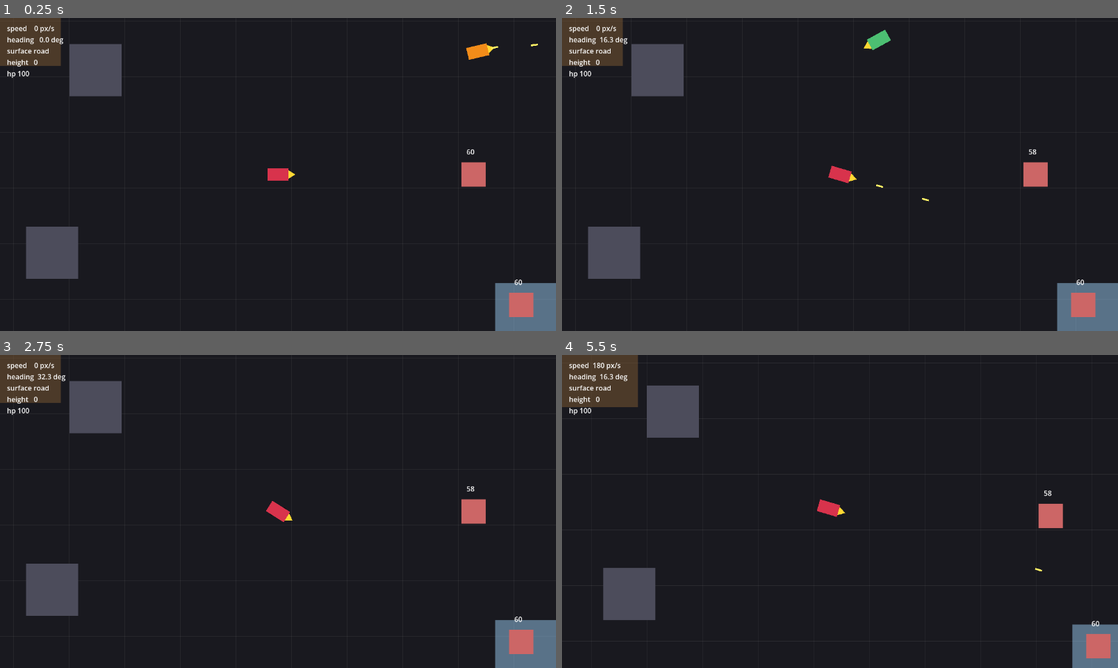
Above: before the commit, frames 1-4 (two rows, left to right).
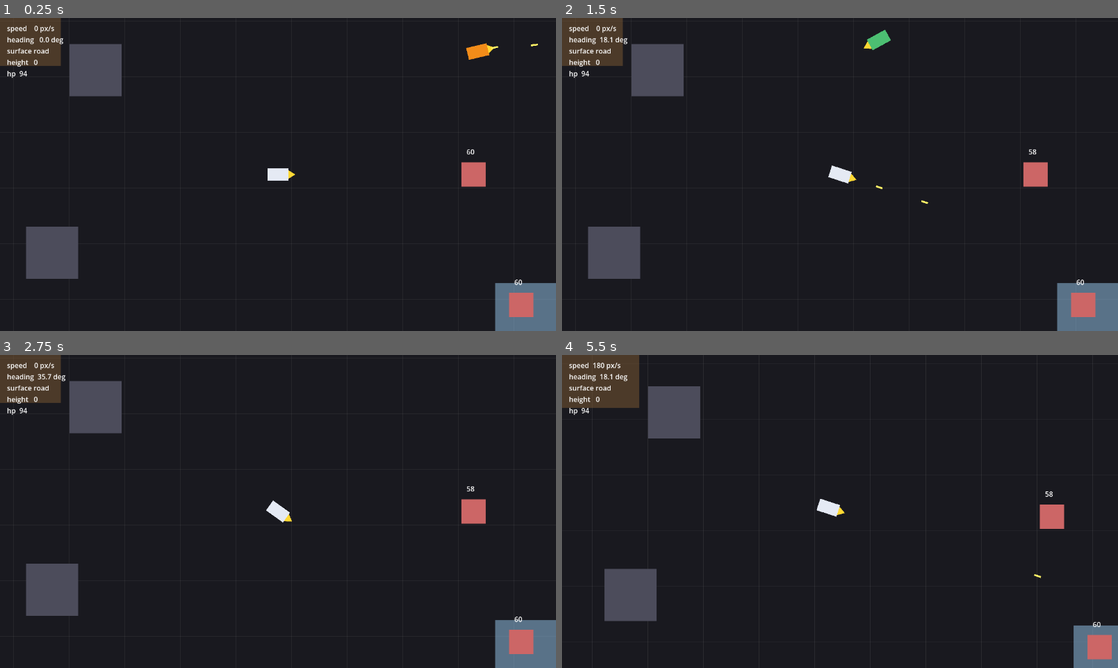
Above: after the commit, the same moments.

Repository: b3p3k0/bentchrome
Game: Godot game, scene res://levels/arena/arena.tscn
Same seed, same stepped clock (60 frames per second), same inputs: the game is played once before the commit and once after it.
Inputs (mouse positions are in pixels of both pictures, inside the frame that each line leads up to):
- Up to frame 1 (0.25 s): no input
- Up to frame 2 (1.5 s): tap Enter (ui_accept) at 0.5, 0.77, 1.25 s; move the mouse to (962, 158) at 0.52 s; hold D (move_right) 0.53-1.25 s; click (962, 158) at 0.6 s; drag from (728, 190) to (840, 174) at 1.27 s
- Up to frame 3 (2.75 s): move the mouse to (333, 442) at 2.02 s; hold D (move_right) from 2.03 s (still down); tap Space at 2.1 s
- Up to frame 4 (5.5 s): release D (move_right) at 2.75 s; tap Enter (ui_accept) at 2.75, 3.77, 4.25 s; drag from (812, 574) to (673, 464) at 2.77 s; move the mouse to (1006, 558) at 3.52 s; hold A (move_left) 3.53-4.25 s; tap Keypad Enter at 3.6 s; drag from (673, 464) to (840, 511) at 4.27 s; move the mouse to (867, 511) at 5.02 s; hold S (move_down) from 5.03 s (still down); click (867, 511) at 5.1 s

The runs differ from the first frame. In frame 1, 0.2% of the frame differs, in the area x 3-52%, y 16-52%; in frame 2, 0.2%; in frame 3, 0.2%; in frame 4, 0.9%, in the area x 0-100%, y 0-100%.

Commit message:
Phase 4: data-driven vehicle stats (VehicleStats + StatCurves)
Add a VehicleStats resource (1-10 design stats + identity + colour) and StatCurves, which maps those stats to the controller's engine knobs (top_speed->max_speed, acceleration->accel, handling->turn rate + grip, armor->HP). Vehicle applies an assigned stats resource on ready (else keeps the hand-tuned defaults). Author the first three roster cars (Ghost, Kandy Kane, Cricket) from roster.json values; put the player in the Ghost so its feel comes entirely from data.

Co-Authored-By: Claude Opus 4.8 <noreply@anthropic.com>

Diff:
--- /dev/null
+++ b/data/vehicles/cricket.tres
@@ -0,0 +1,15 @@
+[gd_resource type="Resource" script_class="VehicleStats" load_steps=2 format=3]
+
+[ext_resource type="Script" path="res://resources/vehicle_stats.gd" id="1_vs"]
+
+[resource]
+script = ExtResource("1_vs")
+id = &"cricket"
+car_name = "Cricket"
+driver_name = "Mae Hemm"
+acceleration = 8
+top_speed = 8
+handling = 4
+armor = 4
+special_power = 8
+primary_color = Color(0.19, 1.0, 0.34, 1)
--- /dev/null
+++ b/data/vehicles/ghost.tres
@@ -0,0 +1,15 @@
+[gd_resource type="Resource" script_class="VehicleStats" load_steps=2 format=3]
+
+[ext_resource type="Script" path="res://resources/vehicle_stats.gd" id="1_vs"]
+
+[resource]
+script = ExtResource("1_vs")
+id = &"ghost"
+car_name = "Ghost"
+driver_name = "Chad Duché"
+acceleration = 8
+top_speed = 9
+handling = 7
+armor = 3
+special_power = 6
+primary_color = Color(0.9, 0.92, 0.96, 1)
--- /dev/null
+++ b/data/vehicles/kandykane.tres
@@ -0,0 +1,15 @@
+[gd_resource type="Resource" script_class="VehicleStats" load_steps=2 format=3]
+
+[ext_resource type="Script" path="res://resources/vehicle_stats.gd" id="1_vs"]
+
+[resource]
+script = ExtResource("1_vs")
+id = &"kandykane"
+car_name = "Kandy Kane"
+driver_name = "Kandy Kane"
+acceleration = 5
+top_speed = 6
+handling = 3
+armor = 8
+special_power = 8
+primary_color = Color(0.95, 0.45, 0.75, 1)
--- a/levels/arena/arena.tscn
+++ b/levels/arena/arena.tscn
@@ -6,6 +6,7 @@
 [ext_resource type="Script" path="res://environment/ramp.gd" id="4_ramp"]
 [ext_resource type="PackedScene" path="res://environment/target_dummy.tscn" id="5_dummy"]
 [ext_resource type="PackedScene" path="res://vehicles/enemy_vehicle.tscn" id="6_enemy"]
+[ext_resource type="Resource" path="res://data/vehicles/ghost.tres" id="7_ghost"]
 
 [sub_resource type="RectangleShape2D" id="RectangleShape2D_block"]
 size = Vector2(120, 120)
@@ -81,6 +82,7 @@
 shape = SubResource("RectangleShape2D_ramp")
 
 [node name="Vehicle" parent="." instance=ExtResource("2_veh")]
+stats = ExtResource("7_ghost")
 
 [node name="Enemy1" parent="." instance=ExtResource("6_enemy")]
 position = Vector2(430, -280)
--- /dev/null
+++ b/resources/stat_curves.gd
@@ -0,0 +1,18 @@
+class_name StatCurves
+extends RefCounted
+## Maps 1-10 design stats to engine units — the single place to retune global
+## feel. A mid car lands near the hand-tuned baseline; cars scale around it.
+## handling drives both turn rate and grip; armor drives HP.
+
+static func _scale(v: int, lo: float, hi: float) -> float:
+	return lerpf(lo, hi, clampf((float(v) - 1.0) / 9.0, 0.0, 1.0))
+
+static func apply(stats: VehicleStats, controller, health) -> void:
+	controller.max_speed = _scale(stats.top_speed, 360.0, 640.0)
+	controller.acceleration = _scale(stats.acceleration, 450.0, 1300.0)
+	controller.turn_rate_deg = _scale(stats.handling, 130.0, 250.0)
+	controller.lateral_grip = _scale(stats.handling, 4.5, 10.0)
+	if health:
+		var hp := _scale(stats.armor, 70.0, 180.0)
+		health.max_hp = hp
+		health.hp = hp
--- /dev/null
+++ b/resources/vehicle_stats.gd
@@ -0,0 +1,17 @@
+class_name VehicleStats
+extends Resource
+## Per-vehicle identity + design stats (1-10). StatCurves maps these to engine
+## units so each car's feel comes from data, not code. Authoring source is
+## assets/data/roster.json (an importer can generate these later).
+
+@export var id: StringName = &""
+@export var car_name: String = ""
+@export var driver_name: String = ""
+
+@export_range(1, 10) var acceleration: int = 5
+@export_range(1, 10) var top_speed: int = 5
+@export_range(1, 10) var handling: int = 5
+@export_range(1, 10) var armor: int = 5
+@export_range(1, 10) var special_power: int = 5
+
+@export var primary_color := Color(0.85, 0.2, 0.3)
--- a/vehicles/vehicle.gd
+++ b/vehicles/vehicle.gd
@@ -1,14 +1,15 @@
 class_name Vehicle
 extends CharacterBody2D
 ## The one vehicle. A Driver supplies intent; a DrivingController turns it into
-## motion. Player and AI both instance this scene — only the Driver and faction
-## differ. The body stays axis-aligned (so a child Camera2D never spins); only
-## the Visual rotates. Fake depth lifts the Visual and shrinks the Shadow; ramps
-## launch the car. The machine gun fires from the muzzle along the heading; the
-## secondary mount fires the selected secondary weapon. Combat is free-for-all:
+## motion. Player and AI both instance this scene — only the Driver, faction, and
+## stats differ. If a VehicleStats resource is assigned, StatCurves configures the
+## controller + health from its 1-10 design stats (data-driven feel); otherwise
+## the controller's hand-tuned defaults apply. The body stays axis-aligned (so a
+## child Camera2D never spins); only the Visual rotates. Combat is free-for-all:
 ## faction is identity only, not damage immunity.
 
 @export_group("Identity")
+@export var stats: VehicleStats
 @export var faction: StringName = &"player"
 @export var body_color := Color(0.85, 0.2, 0.3)
 
@@ -34,6 +35,9 @@
 @onready var _health: Health = $Health
 
 func _ready() -> void:
+	if stats:
+		StatCurves.apply(stats, _controller, _health)
+		body_color = stats.primary_color
 	add_to_group(faction)        # "player" or "enemies" — identity
 	add_to_group(&"vehicles")    # every combatant, for free-for-all targeting
 	($Visual/Body as Polygon2D).color = body_color
Not shown: 1 places in levels/arena/arena.tscn that only renumber resources
Not shown, added: resources/stat_curves.gd.uid
Not shown, added: resources/vehicle_stats.gd.uid
